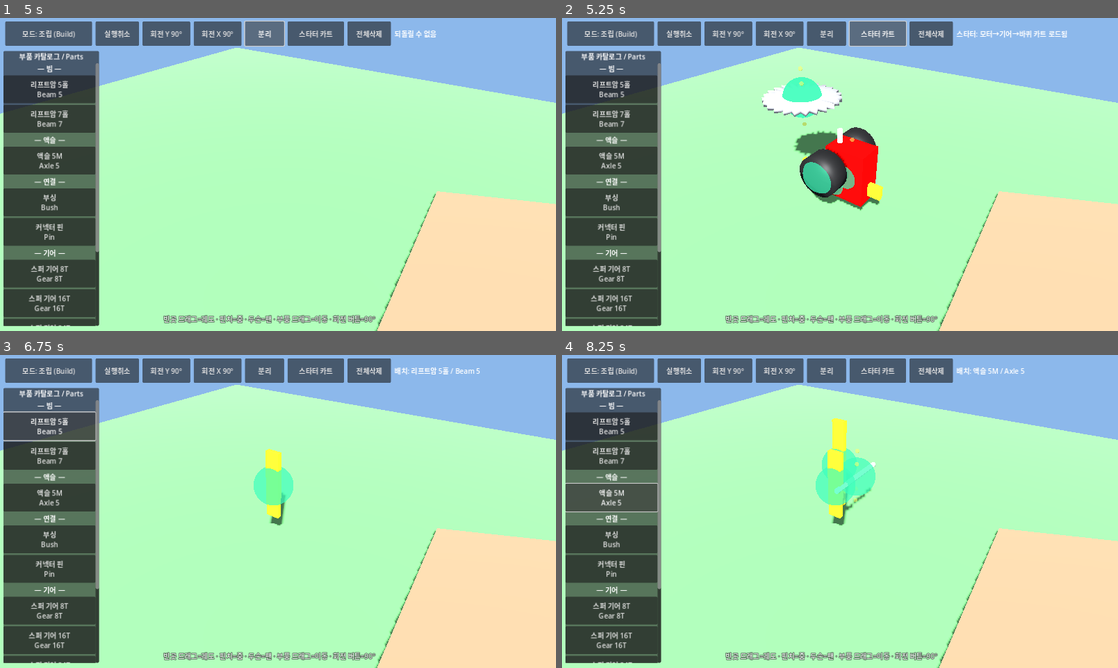
Above: before the commit, frames 1-4 (two rows, left to right).
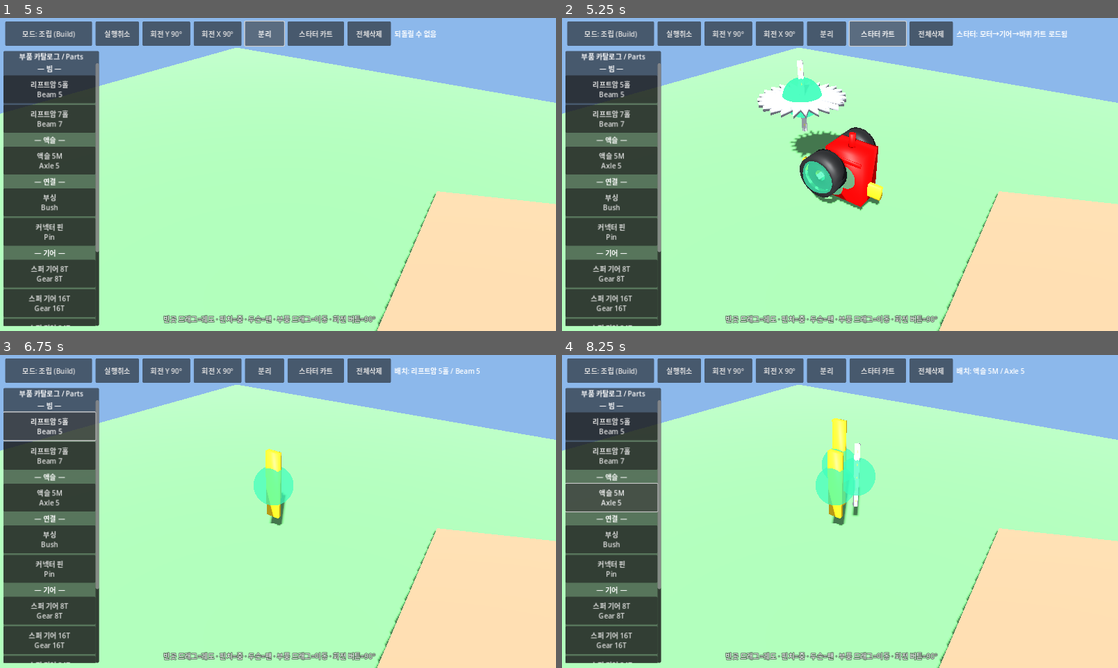
Above: after the commit, the same moments.

Repository: Lee-Gangpyo/technic-builder
Game: Godot game, scene res://scenes/main.tscn
Same seed, same stepped clock (60 frames per second), same inputs: the game is played once before the commit and once after it.
Inputs:
- Up to frame 1 (5 s): click "모드: 조립 (Build)" at 0.5 s; click "모드: 운전 (Drive)" at 1.25 s; click "실행취소" at 2 s; click "회전 Y 90°" at 2.75 s; click "회전 X 90°" at 3.5 s; click "분리" at 4.25 s
- Up to frame 2 (5.25 s): click "스타터 카트" at 5 s
- Up to frame 3 (6.75 s): click "전체삭제" at 5.75 s; click "리프트암 5홀 Beam 5" at 6.5 s
- Up to frame 4 (8.25 s): click "리프트암 7홀 Beam 7" at 7.25 s; click "액슬 5M Axle 5" at 8 s

Frame 1 is identical in both runs. In frame 2, 1.2% of the frame differs, in the area x 35-58%, y 13-59%; in frame 3, 0.2%; in frame 4, 0.6%.

Commit message:
parts: Technic-like procedural meshes for web silhouettes
Cross axle, holed liftarm, stepped pin, hollow bush,
exaggerated gear teeth, tire/rim wheel, motor stub.
Prioritize starter kart/gear readability on web.

Diff:
--- a/scripts/parts/part_mesh_factory.gd
+++ b/scripts/parts/part_mesh_factory.gd
@@ -1,6 +1,6 @@
 extends RefCounted
 class_name PartMeshFactory
-## Procedural placeholder meshes — no official LEGO assets.
+## Procedural Technic-like low-poly meshes — no official LEGO assets.
 
 const SCALE: float = 100.0  ## m → cm
 
@@ -17,20 +17,17 @@
 
 	match kind:
 		"beam":
-			mi.mesh = _box_mesh(_size(data))
+			var holes: int = int(data.get("holes", 5))
+			mi.mesh = _beam_mesh(_size(data), holes)
 		"axle":
-			mi.mesh = _cylinder_mesh(0.15, _size(data).y, 8)
-			mi.rotation_degrees.x = 90.0
+			mi.mesh = _axle_mesh(_size(data))
 		"pin":
-			mi.mesh = _cylinder_mesh(0.22, _size(data).y, 10)
-			mi.rotation_degrees.x = 90.0
+			mi.mesh = _pin_mesh(_size(data))
 		"bush":
-			mi.mesh = _cylinder_mesh(0.32, _size(data).y, 12)
-			mi.rotation_degrees.x = 90.0
+			mi.mesh = _bush_mesh(_size(data))
 		"gear":
 			var teeth: int = int(data.get("teeth", 8))
 			var pr: float = float(data.get("pitch_radius_m", 0.0064)) * SCALE
-			# Procedural tooth silhouette when possible; cylinder fallback keeps headless/web stable.
 			var gm: ArrayMesh = _gear_mesh(teeth, pr, _size(data).y)
 			if gm != null and gm.get_surface_count() > 0:
 				mi.mesh = gm
@@ -46,7 +43,7 @@
 				mi.mesh = _cylinder_mesh(rad, _size(data).y, 16)
 				mi.rotation_degrees.x = 90.0
 		"motor":
-			mi.mesh = _box_mesh(_size(data))
+			mi.mesh = _motor_mesh(_size(data))
 		_:
 			mi.mesh = _box_mesh(_size(data))
 	return mi
@@ -93,18 +90,86 @@
 	m.radial_segments = sides
 	return m
 
+## Technic axle: + cross section extruded along Y (length).
+static func _axle_mesh(size: Vector3) -> ArrayMesh:
+	var st := SurfaceTool.new()
+	st.begin(Mesh.PRIMITIVE_TRIANGLES)
+	var half_l: float = size.y * 0.5
+	var arm: float = minf(size.x, size.z) * 0.48
+	var thick: float = arm * 0.38
+	# Horizontal bar of +
+	_add_box(st, Vector3(arm * 2.0, size.y, thick * 2.0), Vector3.ZERO)
+	# Vertical bar of +
+	_add_box(st, Vector3(thick * 2.0, size.y, arm * 2.0), Vector3.ZERO)
+	# End caps slightly flared (Technic axle tip feel)
+	_add_box(st, Vector3(arm * 1.15, size.y * 0.04, arm * 1.15), Vector3(0, half_l - size.y * 0.02, 0))
+	_add_box(st, Vector3(arm * 1.15, size.y * 0.04, arm * 1.15), Vector3(0, -half_l + size.y * 0.02, 0))
+	st.generate_normals()
+	return st.commit()
+
+## Liftarm: rectangular beam with circular pin-hole indents along length.
+static func _beam_mesh(size: Vector3, holes: int) -> ArrayMesh:
+	var st := SurfaceTool.new()
+	st.begin(Mesh.PRIMITIVE_TRIANGLES)
+	_add_box(st, size, Vector3.ZERO)
+	var hole_r: float = minf(size.x, size.z) * 0.34
+	var depth: float = size.z * 0.52
+	var n: int = maxi(holes, 1)
+	var span: float = size.y * (float(n - 1) / float(maxi(n, 2))) if n > 1 else 0.0
+	var start_y: float = -span * 0.5
+	var step: float = span / float(maxi(n - 1, 1)) if n > 1 else 0.0
+	for i in range(n):
+		var y: float = start_y + step * float(i) if n > 1 else 0.0
+		# Darker "hole" rings on both Z faces (visual only)
+		_add_ring_face(st, Vector3(0, y, size.z * 0.501), hole_r, hole_r * 0.55, 10, true)
+		_add_ring_face(st, Vector3(0, y, -size.z * 0.501), hole_r, hole_r * 0.55, 10, false)
+		# Thin tube through (suggests through-hole)
+		_add_cylinder_shell(st, Vector3(0, y, 0), hole_r * 0.9, depth, 8, Vector3(1, 0, 0))
+	st.generate_normals()
+	return st.commit()
+
+## Friction pin: stepped cylinder along Y.
+static func _pin_mesh(size: Vector3) -> ArrayMesh:
+	var st := SurfaceTool.new()
+	st.begin(Mesh.PRIMITIVE_TRIANGLES)
+	var r: float = minf(size.x, size.z) * 0.42
+	var h: float = size.y
+	# Two grip lobes + thin center waist
+	_add_cylinder_y(st, r, h * 0.38, 10, Vector3(0, h * 0.28, 0))
+	_add_cylinder_y(st, r * 0.78, h * 0.22, 10, Vector3.ZERO)
+	_add_cylinder_y(st, r, h * 0.38, 10, Vector3(0, -h * 0.28, 0))
+	# End stop discs
+	_add_cylinder_y(st, r * 1.15, h * 0.06, 10, Vector3(0, h * 0.47, 0))
+	_add_cylinder_y(st, r * 1.15, h * 0.06, 10, Vector3(0, -h * 0.47, 0))
+	st.generate_normals()
+	return st.commit()
+
+## Bushing: short fat cylinder with axle bore.
+static func _bush_mesh(size: Vector3) -> ArrayMesh:
+	var st := SurfaceTool.new()
+	st.begin(Mesh.PRIMITIVE_TRIANGLES)
+	var outer: float = minf(size.x, size.z) * 0.48
+	var inner: float = outer * 0.42
+	var h: float = size.y
+	_add_cylinder_shell_y(st, outer, inner, h, 12)
+	st.generate_normals()
+	return st.commit()
+
 static func _gear_mesh(teeth: int, pitch_r: float, thickness: float) -> ArrayMesh:
 	var st := SurfaceTool.new()
 	st.begin(Mesh.PRIMITIVE_TRIANGLES)
-	var outer: float = pitch_r * 1.15
-	var hub: float = pitch_r * 0.25
+	var outer: float = pitch_r * 1.28
+	var root: float = pitch_r * 0.82
+	var hub: float = pitch_r * 0.28
+	var bore: float = pitch_r * 0.14
 	var half_t: float = thickness * 0.5
 	var n: int = maxi(teeth * 2, 16)
 	for i in range(n):
 		var a0: float = TAU * float(i) / float(n)
 		var a1: float = TAU * float(i + 1) / float(n)
-		var r0: float = outer if (i % 2 == 0) else pitch_r * 0.92
-		var r1: float = outer if ((i + 1) % 2 == 0) else pitch_r * 0.92
+		# Wider tooth flats (even indices = tooth tip)
+		var r0: float = outer if (i % 2 == 0) else root
+		var r1: float = outer if ((i + 1) % 2 == 0) else root
 		_add_quad(st,
 			Vector3(cos(a0) * r0, -half_t, sin(a0) * r0),
 			Vector3(cos(a1) * r1, -half_t, sin(a1) * r1),
@@ -118,7 +183,8 @@
 			Vector3(cos(a1) * r1, -half_t, sin(a1) * r1),
 			Vector3(cos(a0) * r0, -half_t, sin(a0) * r0),
 			Vector3(0, -half_t, 0))
-	var hn: int = 12
+	# Hub ring + axle bore wall
+	var hn: int = 14
 	for i in range(hn):
 		var b0: float = TAU * float(i) / float(hn)
 		var b1: float = TAU * float(i + 1) / float(hn)
@@ -127,6 +193,11 @@
 			Vector3(cos(b1) * hub, -half_t, sin(b1) * hub),
 			Vector3(cos(b1) * hub, half_t, sin(b1) * hub),
 			Vector3(cos(b0) * hub, half_t, sin(b0) * hub))
+		_add_quad(st,
+			Vector3(cos(b0) * bore, half_t, sin(b0) * bore),
+			Vector3(cos(b1) * bore, half_t, sin(b1) * bore),
+			Vector3(cos(b1) * bore, -half_t, sin(b1) * bore),
+			Vector3(cos(b0) * bore, -half_t, sin(b0) * bore))
 	st.generate_normals()
 	return st.commit()
 
@@ -135,25 +206,162 @@
 	st.begin(Mesh.PRIMITIVE_TRIANGLES)
 	var half_w: float = width * 0.5
 	var tire: float = radius
-	var hub: float = radius * 0.3
+	var rim: float = radius * 0.72
+	var hub: float = radius * 0.26
+	var bore: float = radius * 0.12
 	var segs: int = 20
 	for i in range(segs):
 		var a0: float = TAU * float(i) / float(segs)
 		var a1: float = TAU * float(i + 1) / float(segs)
+		# Tire tread band
 		_add_quad(st,
 			Vector3(cos(a0) * tire, -half_w, sin(a0) * tire),
 			Vector3(cos(a1) * tire, -half_w, sin(a1) * tire),
 			Vector3(cos(a1) * tire, half_w, sin(a1) * tire),
 			Vector3(cos(a0) * tire, half_w, sin(a0) * tire))
-		_add_tri(st, Vector3(cos(a0) * tire, half_w, sin(a0) * tire), Vector3(cos(a1) * tire, half_w, sin(a1) * tire), Vector3(0, half_w, 0))
-		_add_tri(st, Vector3(cos(a1) * tire, -half_w, sin(a1) * tire), Vector3(cos(a0) * tire, -half_w, sin(a0) * tire), Vector3(0, -half_w, 0))
-		_add_quad(st,
-			Vector3(cos(a0) * hub, -half_w * 0.6, sin(a0) * hub),
-			Vector3(cos(a1) * hub, -half_w * 0.6, sin(a1) * hub),
-			Vector3(cos(a1) * hub, half_w * 0.6, sin(a1) * hub),
-			Vector3(cos(a0) * hub, half_w * 0.6, sin(a0) * hub))
-	st.generate_normals()
-	return st.commit()
+		# Sidewall tire → rim
+		_add_quad(st,
+			Vector3(cos(a0) * tire, half_w, sin(a0) * tire),
+			Vector3(cos(a1) * tire, half_w, sin(a1) * tire),
+			Vector3(cos(a1) * rim, half_w * 0.85, sin(a1) * rim),
+			Vector3(cos(a0) * rim, half_w * 0.85, sin(a0) * rim))
+		_add_quad(st,
+			Vector3(cos(a1) * tire, -half_w, sin(a1) * tire),
+			Vector3(cos(a0) * tire, -half_w, sin(a0) * tire),
+			Vector3(cos(a0) * rim, -half_w * 0.85, sin(a0) * rim),
+			Vector3(cos(a1) * rim, -half_w * 0.85, sin(a1) * rim))
+		# Disc to hub
+		_add_quad(st,
+			Vector3(cos(a0) * rim, half_w * 0.5, sin(a0) * rim),
+			Vector3(cos(a1) * rim, half_w * 0.5, sin(a1) * rim),
+			Vector3(cos(a1) * hub, half_w * 0.45, sin(a1) * hub),
+			Vector3(cos(a0) * hub, half_w * 0.45, sin(a0) * hub))
+		_add_quad(st,
+			Vector3(cos(a1) * rim, -half_w * 0.5, sin(a1) * rim),
+			Vector3(cos(a0) * rim, -half_w * 0.5, sin(a0) * rim),
+			Vector3(cos(a0) * hub, -half_w * 0.45, sin(a0) * hub),
+			Vector3(cos(a1) * hub, -half_w * 0.45, sin(a1) * hub))
+		# Hub barrel + bore
+		_add_quad(st,
+			Vector3(cos(a0) * hub, -half_w * 0.45, sin(a0) * hub),
+			Vector3(cos(a1) * hub, -half_w * 0.45, sin(a1) * hub),
+			Vector3(cos(a1) * hub, half_w * 0.45, sin(a1) * hub),
+			Vector3(cos(a0) * hub, half_w * 0.45, sin(a0) * hub))
+		_add_quad(st,
+			Vector3(cos(a0) * bore, half_w * 0.45, sin(a0) * bore),
+			Vector3(cos(a1) * bore, half_w * 0.45, sin(a1) * bore),
+			Vector3(cos(a1) * bore, -half_w * 0.45, sin(a1) * bore),
+			Vector3(cos(a0) * bore, -half_w * 0.45, sin(a0) * bore))
+	st.generate_normals()
+	return st.commit()
+
+## Motor body + output axle stub + side mounts.
+static func _motor_mesh(size: Vector3) -> ArrayMesh:
+	var st := SurfaceTool.new()
+	st.begin(Mesh.PRIMITIVE_TRIANGLES)
+	_add_box(st, size, Vector3.ZERO)
+	# Output axle stub (+Y)
+	var stub_r: float = minf(size.x, size.z) * 0.12
+	_add_cylinder_y(st, stub_r, size.y * 0.28, 8, Vector3(0, size.y * 0.5 + size.y * 0.1, 0))
+	# Front grill plate
+	_add_box(st, Vector3(size.x * 0.92, size.y * 0.08, size.z * 0.06), Vector3(0, size.y * 0.35, size.z * 0.5))
+	st.generate_normals()
+	return st.commit()
+
+# --- helpers ---
+
+static func _add_box(st: SurfaceTool, size: Vector3, center: Vector3) -> void:
+	var hx := size.x * 0.5
+	var hy := size.y * 0.5
+	var hz := size.z * 0.5
+	var p := [
+		center + Vector3(-hx, -hy, -hz),
+		center + Vector3(hx, -hy, -hz),
+		center + Vector3(hx, hy, -hz),
+		center + Vector3(-hx, hy, -hz),
+		center + Vector3(-hx, -hy, hz),
+		center + Vector3(hx, -hy, hz),
+		center + Vector3(hx, hy, hz),
+		center + Vector3(-hx, hy, hz),
+	]
+	_add_quad(st, p[0], p[1], p[2], p[3])  # -Z
+	_add_quad(st, p[5], p[4], p[7], p[6])  # +Z
+	_add_quad(st, p[4], p[0], p[3], p[7])  # -X
+	_add_quad(st, p[1], p[5], p[6], p[2])  # +X
+	_add_quad(st, p[3], p[2], p[6], p[7])  # +Y
+	_add_quad(st, p[4], p[5], p[1], p[0])  # -Y
+
+static func _add_cylinder_y(st: SurfaceTool, radius: float, height: float, segs: int, center: Vector3) -> void:
+	var half: float = height * 0.5
+	for i in range(segs):
+		var a0: float = TAU * float(i) / float(segs)
+		var a1: float = TAU * float(i + 1) / float(segs)
+		var x0 := cos(a0) * radius
+		var z0 := sin(a0) * radius
+		var x1 := cos(a1) * radius
+		var z1 := sin(a1) * radius
+		_add_quad(st,
+			center + Vector3(x0, -half, z0),
+			center + Vector3(x1, -half, z1),
+			center + Vector3(x1, half, z1),
+			center + Vector3(x0, half, z0))
+		_add_tri(st, center + Vector3(0, half, 0), center + Vector3(x0, half, z0), center + Vector3(x1, half, z1))
+		_add_tri(st, center + Vector3(0, -half, 0), center + Vector3(x1, -half, z1), center + Vector3(x0, -half, z0))
+
+static func _add_cylinder_shell_y(st: SurfaceTool, outer: float, inner: float, height: float, segs: int) -> void:
+	var half: float = height * 0.5
+	for i in range(segs):
+		var a0: float = TAU * float(i) / float(segs)
+		var a1: float = TAU * float(i + 1) / float(segs)
+		# outer wall
+		_add_quad(st,
+			Vector3(cos(a0) * outer, -half, sin(a0) * outer),
+			Vector3(cos(a1) * outer, -half, sin(a1) * outer),
+			Vector3(cos(a1) * outer, half, sin(a1) * outer),
+			Vector3(cos(a0) * outer, half, sin(a0) * outer))
+		# inner wall (axle bore)
+		_add_quad(st,
+			Vector3(cos(a0) * inner, half, sin(a0) * inner),
+			Vector3(cos(a1) * inner, half, sin(a1) * inner),
+			Vector3(cos(a1) * inner, -half, sin(a1) * inner),
+			Vector3(cos(a0) * inner, -half, sin(a0) * inner))
+		# top annulus
+		_add_quad(st,
+			Vector3(cos(a0) * inner, half, sin(a0) * inner),
+			Vector3(cos(a0) * outer, half, sin(a0) * outer),
+			Vector3(cos(a1) * outer, half, sin(a1) * outer),
+			Vector3(cos(a1) * inner, half, sin(a1) * inner))
+		# bottom annulus
+		_add_quad(st,
+			Vector3(cos(a0) * outer, -half, sin(a0) * outer),
+			Vector3(cos(a0) * inner, -half, sin(a0) * inner),
+			Vector3(cos(a1) * inner, -half, sin(a1) * inner),
+			Vector3(cos(a1) * outer, -half, sin(a1) * outer))
+
+static func _add_cylinder_shell(st: SurfaceTool, center: Vector3, radius: float, length: float, segs: int, axis: Vector3) -> void:
+	# Thin cylinder along local Z through beam (axis ignored; uses Z for hole direction)
+	var half: float = length * 0.5
+	for i in range(segs):
+		var a0: float = TAU * float(i) / float(segs)
+		var a1: float = TAU * float(i + 1) / float(segs)
+		_add_quad(st,
+			center + Vector3(cos(a0) * radius, sin(a0) * radius, -half),
+			center + Vector3(cos(a1) * radius, sin(a1) * radius, -half),
+			center + Vector3(cos(a1) * radius, sin(a1) * radius, half),
+			center + Vector3(cos(a0) * radius, sin(a0) * radius, half))
+
+static func _add_ring_face(st: SurfaceTool, center: Vector3, outer: float, inner: float, segs: int, facing_pos_z: bool) -> void:
+	for i in range(segs):
+		var a0: float = TAU * float(i) / float(segs)
+		var a1: float = TAU * float(i + 1) / float(segs)
+		var o0 := center + Vector3(cos(a0) * outer, sin(a0) * outer, 0)
+		var o1 := center + Vector3(cos(a1) * outer, sin(a1) * outer, 0)
+		var i0 := center + Vector3(cos(a0) * inner, sin(a0) * inner, 0)
+		var i1 := center + Vector3(cos(a1) * inner, sin(a1) * inner, 0)
+		if facing_pos_z:
+			_add_quad(st, i0, o0, o1, i1)
+		else:
+			_add_quad(st, i1, o1, o0, i0)
 
 static func _add_tri(st: SurfaceTool, a: Vector3, b: Vector3, c: Vector3) -> void:
 	st.add_vertex(a)
